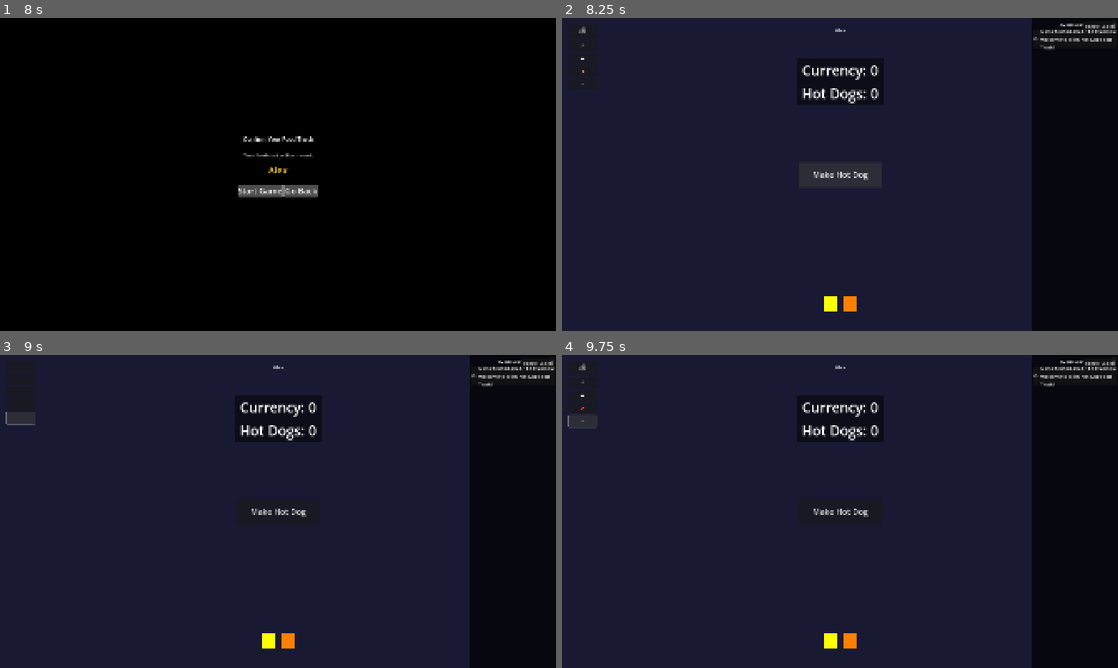
Above: before the commit, frames 1-4 (two rows, left to right).
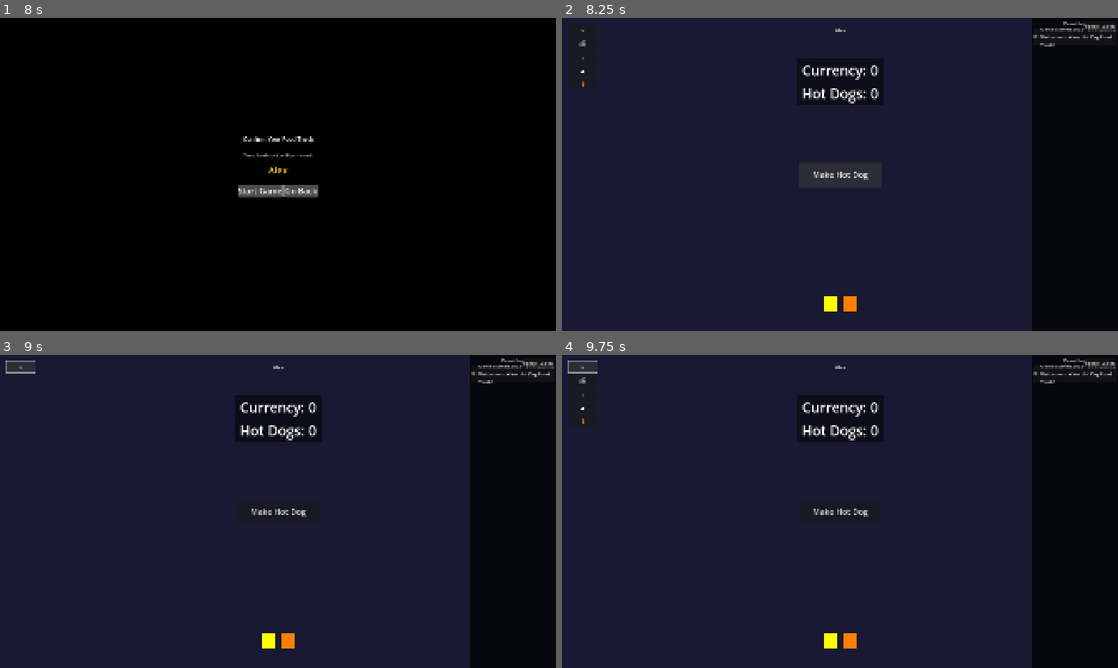
Above: after the commit, the same moments.

Repository: aaronleebrooks/weenieworld
Game: Godot game, scene res://scenes/main_menu/MainMenu.tscn
Two runs of this game, one before a commit and one after it. Both use one fixed random seed, a clock stepped at 60 frames per second and the inputs below.
Inputs (mouse positions are in pixels of both pictures, inside the frame that each line leads up to; where the layout moved, square brackets give the same spot in the first picture):
- Up to frame 1 (8 s): click "New Game" at 0.5 s; click (278, 158) at 1.27 s; type "Alex" at 1.35 s; click "New Game" at 2 s; click "Start Game" at 2.75 s; click "Start Game" at 3.5 s; click "New Game" at 4.25 s; click "Start Game" at 5 s; click "Cancel" at 5.75 s; click "Go Back" at 6.5 s; click "Options" at 7.25 s
- Up to frame 2 (8.25 s): tap Enter at 8, 8.1 s
- Up to frame 3 (9 s): click "^" (after the commit: ">") at 8.75 s
- Up to frame 4 (9.75 s): click (584, 367) [584, 417] at 9.5 s

Frame 1 is identical in both runs. In frame 2, 0.5% of the frame differs, in the area x 3-100%, y 1-22%; in frame 3, 0.5%; in frame 4, 0.6%, in the area x 1-100%, y 1-23%.

Commit message:
Fix toggle labels: move to top of sidebar, use < > symbols, fix visibility logic

Diff:
--- a/scenes/game/Game.gd
+++ b/scenes/game/Game.gd
@@ -249,17 +249,19 @@
 	"""Toggle tooltip visibility"""
 	tooltips_visible = !tooltips_visible
 
-	# Update icon labels
+	# Update toggle button symbol
+	if toggle_labels_icon:
+		toggle_labels_icon.text = ">" if tooltips_visible else "<"
+
+	# Update other icon visibility (only backgrounds, never show text)
 	if currency_icon:
-		currency_icon.text = "💰" if tooltips_visible else ""
+		currency_icon.visible = tooltips_visible
 	if upgrade_icon:
-		upgrade_icon.text = "⚡" if tooltips_visible else ""
+		upgrade_icon.visible = tooltips_visible
 	if save_icon:
-		save_icon.text = "💾" if tooltips_visible else ""
+		save_icon.visible = tooltips_visible
 	if exit_icon:
-		exit_icon.text = "❌" if tooltips_visible else ""
-	if toggle_labels_icon:
-		toggle_labels_icon.text = "^" if tooltips_visible else ""
+		exit_icon.visible = tooltips_visible
 
 	print("Game: Tooltips toggled - visible: ", tooltips_visible)
 
--- a/scenes/game/Game.tscn
+++ b/scenes/game/Game.tscn
@@ -61,6 +61,11 @@
 offset_right = 120.0
 offset_bottom = 200.0
 
+[node name="ToggleLabelsIcon" type="Button" parent="TopLeftMenu"]
+custom_minimum_size = Vector2(0, 40)
+layout_mode = 2
+text = ">"
+
 [node name="CurrencyIcon" type="Button" parent="TopLeftMenu"]
 custom_minimum_size = Vector2(0, 40)
 layout_mode = 2
@@ -81,11 +86,6 @@
 layout_mode = 2
 text = "🚪"
 
-[node name="ToggleLabelsIcon" type="Button" parent="TopLeftMenu"]
-custom_minimum_size = Vector2(0, 40)
-layout_mode = 2
-text = "^"
-
 [node name="EventLog" parent="." instance=ExtResource("7_eventlog")]
 grow_horizontal = 2
 grow_vertical = 2
--- a/scenes/ui/EventLog.gd
+++ b/scenes/ui/EventLog.gd
@@ -3,7 +3,6 @@
 signal event_log_closed()
 
 @onready var event_list_container = $EventContainer/EventList/EventListContainer
-@onready var close_button = $EventContainer/Header/CloseButton
 @onready var title_label = $EventContainer/Header/Title
 
 var event_log_manager: Node
@@ -13,7 +12,6 @@
 	event_log_manager = get_node("/root/EventLogManager")
 
 	# Connect signals
-	close_button.pressed.connect(_on_close_button_pressed)
 	event_log_manager.event_log_updated.connect(_on_event_log_updated)
 
 	# Initial population
@@ -21,10 +19,6 @@
 
 	# Visible by default
 	visible = true
-
-func _on_close_button_pressed():
-	visible = false
-	emit_signal("event_log_closed")
 
 func _on_event_log_updated():
 	_populate_event_list()
@@ -52,8 +46,3 @@
 func hide_event_log():
 	"""Hide the event log"""
 	visible = false
-
-func _input(event):
-	"""Handle input for closing the event log"""
-	if visible and event.is_action_pressed("ui_cancel"):
-		_on_close_button_pressed()
--- a/scenes/ui/EventLog.tscn
+++ b/scenes/ui/EventLog.tscn
@@ -39,12 +39,6 @@
 horizontal_alignment = 1
 font_size = 14
 
-[node name="CloseButton" type="Button" parent="EventContainer/Header"]
-layout_mode = 2
-custom_minimum_size = Vector2(20, 20)
-text = "X"
-font_size = 12
-
 [node name="EventList" type="ScrollContainer" parent="EventContainer"]
 layout_mode = 2
 size_flags_vertical = 3
